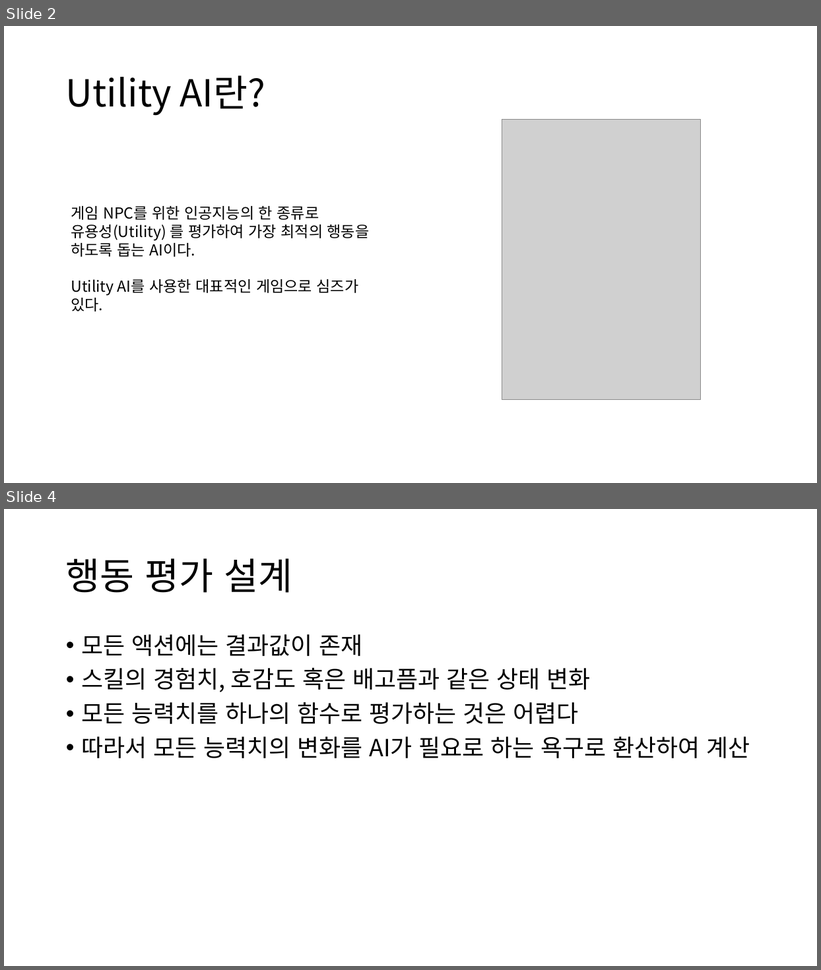
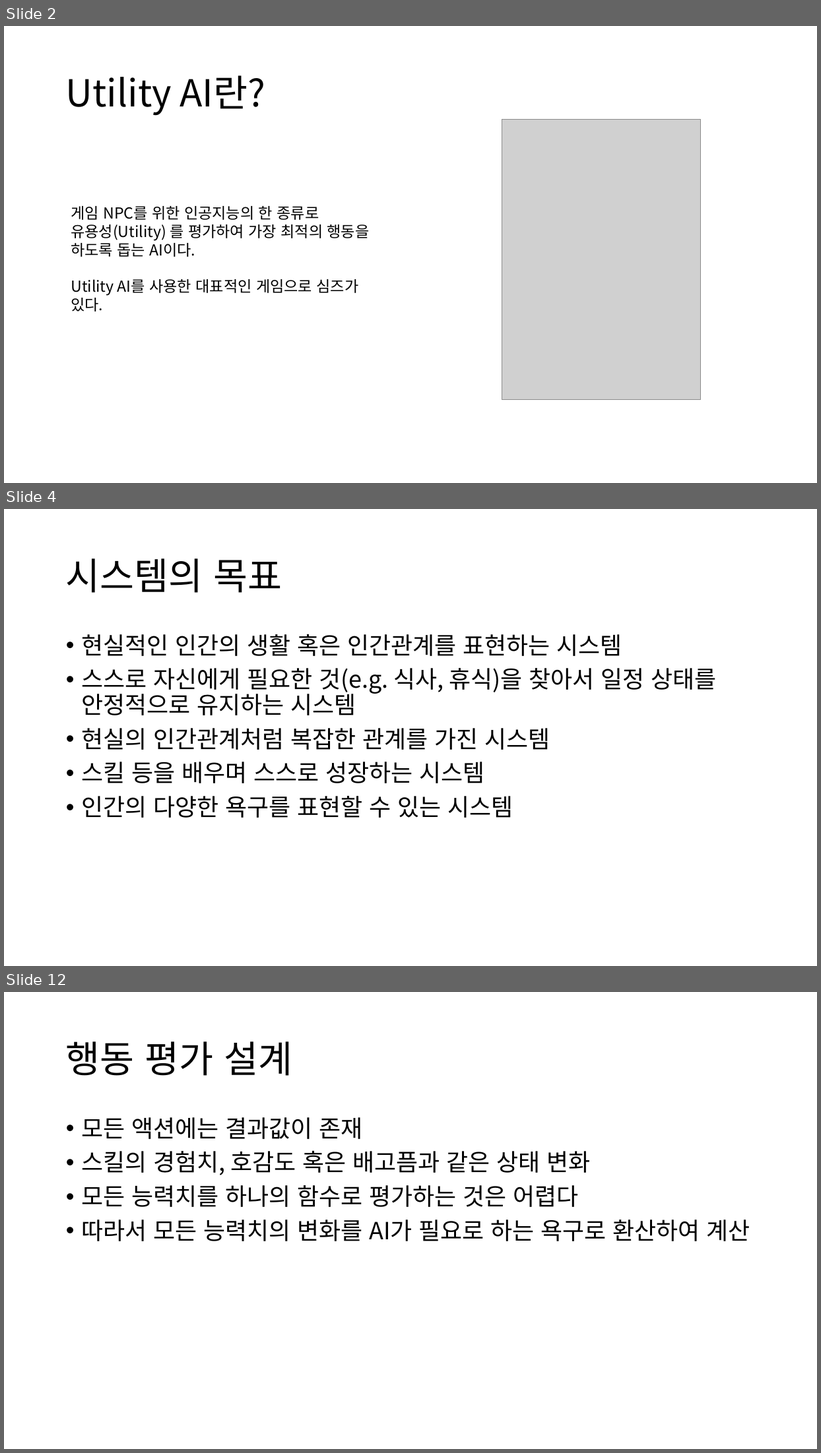
Before and after one commit to pilboy97/SchoolSim, a slide deck: Doc/Utility AI의 구현과 검증.pptx. Shown one above the other, each under a label of ours: slides 2 and 4 before the commit, slides 2, 4 and 12 after it; the slides between them are not shown. The pictures are 821x970 and 821x1453 pixels, drawn with LibreOffice and Linux fonts; fonts in the diff are those of the drawing; grey boxes stand for pictures. Boxes give left, top, right and bottom in pixels: in the first picture for what was removed or moved away, otherwise in the second. Text is boxed around its words. In the diff, an @@ line names an element or a change of style, - is before the commit and + after.

```diff
--- a/Doc/Utility AI의 구현과 검증.pptx
+++ b/Doc/Utility AI의 구현과 검증.pptx
@@ slide 4 added at (x1=4, y1=509, x2=817, y2=966), background #FFFFFF @@
@@ title added at (x1=66, y1=559, x2=283, y2=593), 44 pt, text #000000 @@
+시스템의 목표
@@ text added at (x1=81, y1=634, x2=717, y2=818), 28 pt, text #000000 @@
+• 현실적인 인간의 생활 혹은 인간관계를 표현하는 시스템
+• 스스로 자신에게 필요한 것(e.g. 식사, 휴식)을 찾아서 일정 상태를 안정적으로 유지하는 시스템
+• 현실의 인간관계처럼 복잡한 관계를 가진 시스템
+• 스킬 등을 배우며 스스로 성장하는 시스템
+• 인간의 다양한 욕구를 표현할 수 있는 시스템
@@ what was slide 4 is now slide 12 @@
```
Also in this commit, not shown: 8 slides changed, 4 other slides added, 1 slide removed, 26 other files.
